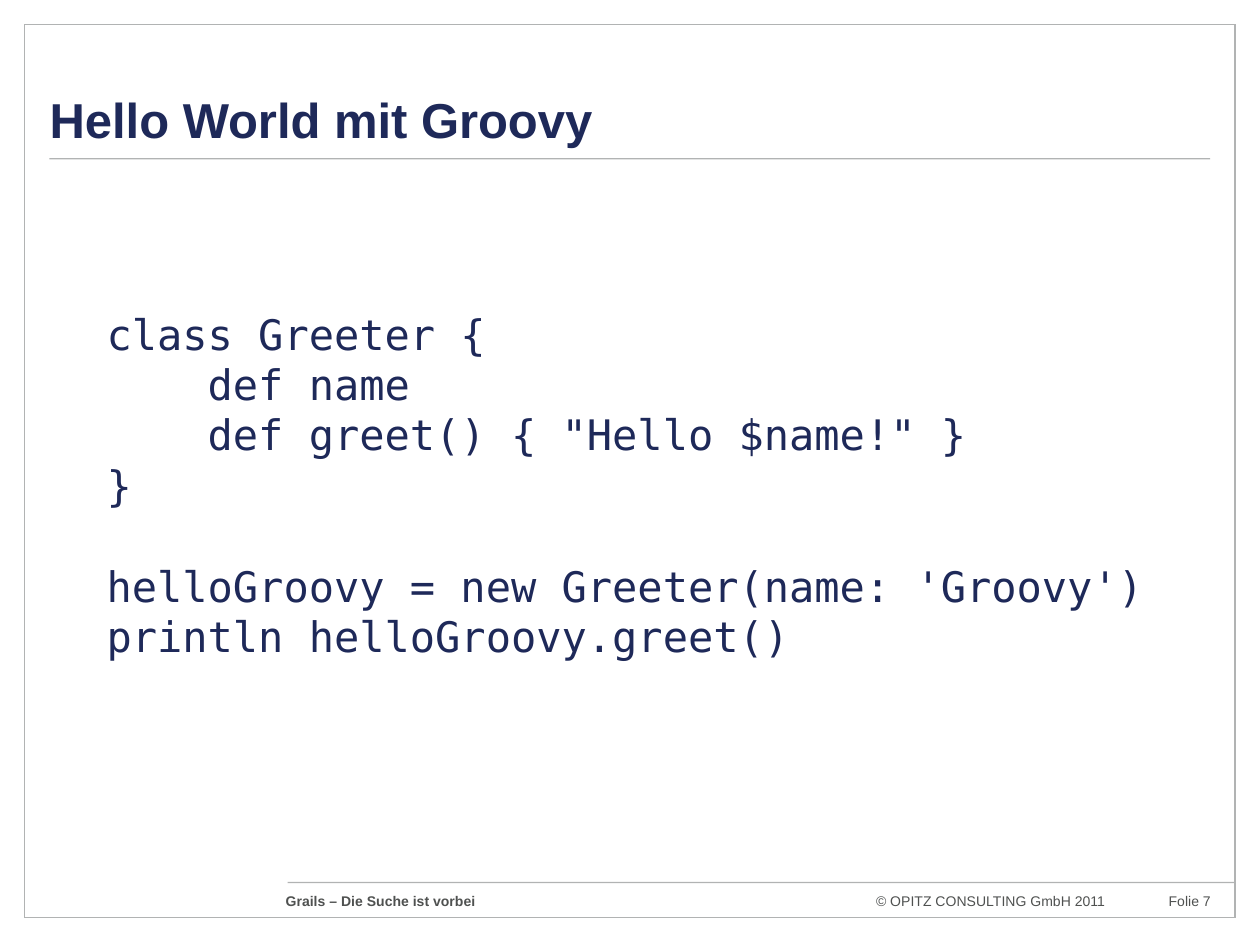
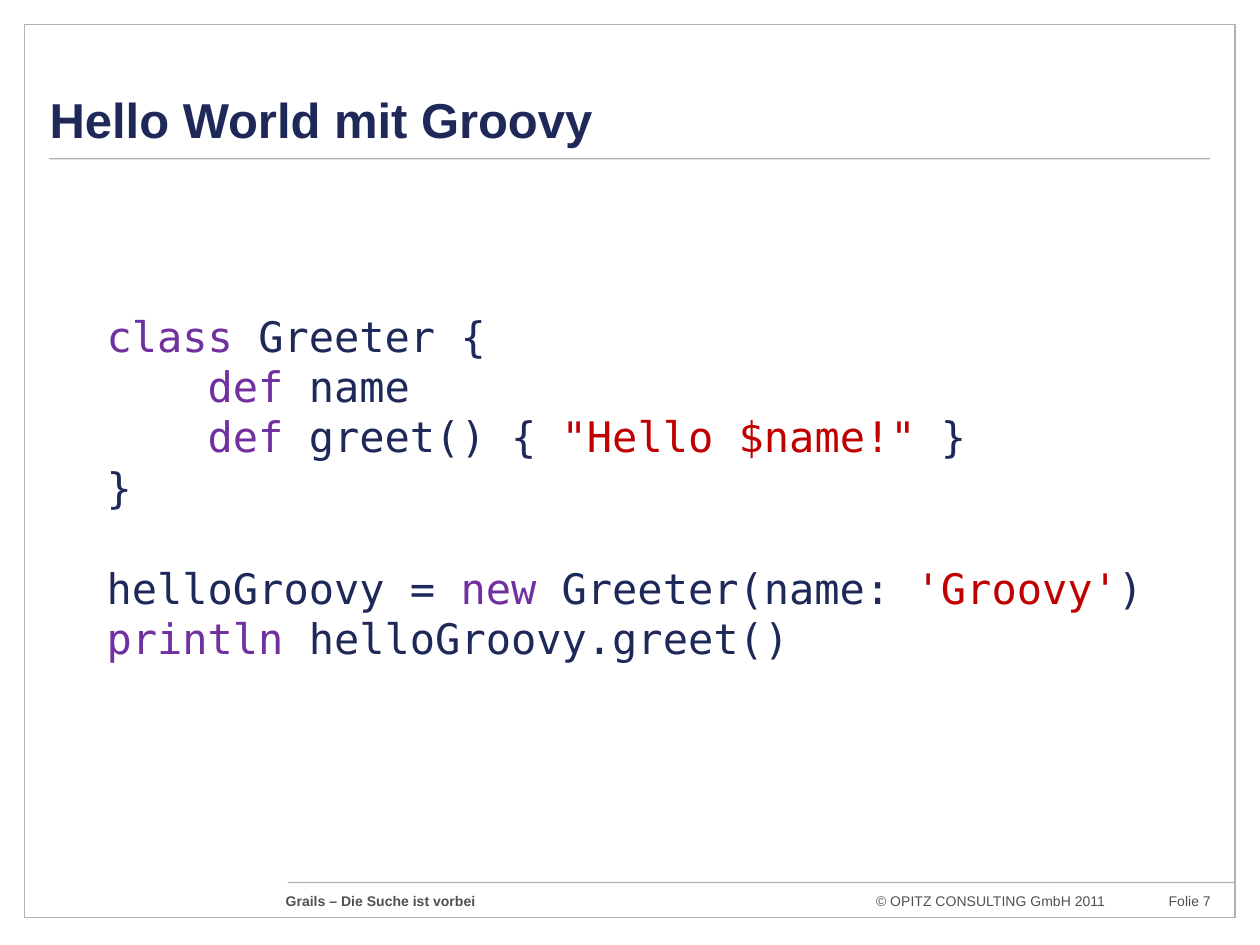
Before and after one commit to codescape/presentations, a slide deck: slide 7 of grails-die-suche-ist-vorbei/grails-jugostfalen-2012.pptx. Drawn at 1260x945 pixels with LibreOffice and Linux fonts; fonts in the diff are those of the drawing; background and template pictures are left out. Boxes give left, top, right and bottom in pixels: in the first picture for what was removed or moved away, otherwise in the second. Text is boxed around its words. In the diff, an @@ line names an element or a change of style, - is before the commit and + after.

```diff
--- a/grails-die-suche-ist-vorbei/grails-jugostfalen-2012.pptx
+++ b/grails-die-suche-ist-vorbei/grails-jugostfalen-2012.pptx
@@ text "class Greeter {" at box(107, 320, 1144, 663): text colour #1E2959 to #7030A0 in "class", "def", "def new println"; text colour #1E2959 to #C00000 in ""Hello $name!" 'Groovy')" @@
```
Also in this commit, not shown: 2 other slides changed.
